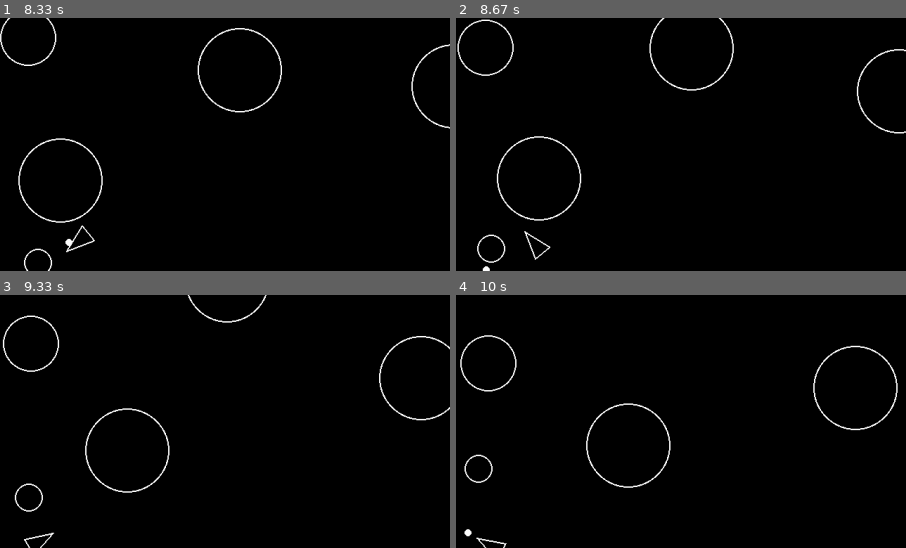
Above: before the commit, frames 1-4 (two rows, left to right).
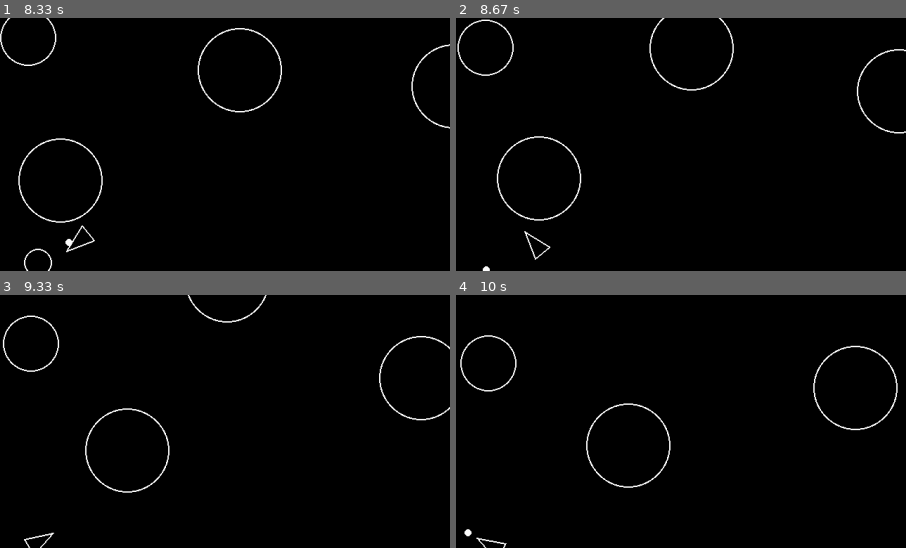
Above: after the commit, the same moments.

Repository: squarestair/pygame-asteroids
Game: pygame game, started from main.py
The game is run twice, just before and just after one commit, with the same random seed, the same clock (stepped at 60 frames per second) and the same inputs.
Inputs:
- Up to frame 1 (8.33 s): tap Space at 0.33, 0.73, 1.03, 1.23, 1.57, 1.87, 2.07, 2.37, 2.63, 2.97, 3.27, 3.4, 3.8, 4.1, 4.47, 4.87, 5.17, 5.37, 5.67, 5.87, 6.2, 6.5, 6.7, 7, 7.27, 7.6, 7.9, 8.03 s; hold D 0.67-1.13 s; hold W 1.17-1.47 s; hold D 1.5-1.97 s; hold A 2-2.53 s; hold S 2.57-2.87 s; hold A 2.9-3.3 s; hold W 3.33-3.7 s; hold D 3.73-4.37 s; hold S 4.4-4.77 s; hold A 4.8-5.27 s; hold D 5.3-5.77 s; hold W 5.8-6.1 s; hold D 6.13-6.6 s; hold A 6.63-7.17 s; hold S 7.2-7.5 s; hold A 7.53-7.93 s; hold W from 7.97 s (still down)
- Up to frame 2 (8.67 s): release W at 8.33 s; hold D from 8.37 s (still down); tap Space at 8.43 s
- Up to frame 3 (9.33 s): tap Space at 8.73, 9.1 s; release D at 9 s; hold S from 9.03 s (still down)
- Up to frame 4 (10 s): release S at 9.4 s; hold A 9.43-9.9 s; tap Space at 9.5, 9.8 s; hold D from 9.93 s (still down)
The pictures show only the part of the screen within x 39-89%, y 30-80%; the shares and areas given below are measured in that part.

Frame 1 is identical in both runs. In frame 2, 0.2% of the frame differs, in the area x 4-12%, y 85-97%; in frame 3, 0.2%; in frame 4, 0.2%, in the area x 1-9%, y 62-75%.

Commit message:
Add asteroid split functionality when hit by shots

Diff:
--- a/asteroid.py
+++ b/asteroid.py
@@ -1,9 +1,24 @@
 import pygame
+import random
 from circleshape import CircleShape
+from logger import log_event
+from constants import *
 
 class Asteroid(CircleShape):
-    def __init__(self,x,y,radius):
-        super().__init__(x,y,radius)
+
+    def split(self):
+        self.kill()
+        if self.radius <= ASTEROID_MIN_RADIUS:
+            # print("destroyed")
+            return
+        else:
+            log_event("asteroid_split")
+            split_angle = random.uniform(20,50)
+            split1 = Asteroid(self.position[0],self.position[1],self.radius - ASTEROID_MIN_RADIUS)
+            split1.velocity = self.velocity.rotate(split_angle) * 1.2
+            split2 = Asteroid(self.position[0],self.position[1],self.radius - ASTEROID_MIN_RADIUS)
+            split2.velocity = self.velocity.rotate(-split_angle) * 1.2
+
 
     def draw(self,screen):
         pygame.draw.circle(screen,"white",self.position,self.radius,2)
--- a/main.py
+++ b/main.py
@@ -12,6 +12,7 @@
     print(f"Screen width: {SCREEN_WIDTH}")
     print(f"Screen height: {SCREEN_HEIGHT}")
 
+    score = 0
     pygame.init()
     screen = pygame.display.set_mode((SCREEN_WIDTH, SCREEN_HEIGHT))
 
@@ -46,9 +47,15 @@
 
         for asteroid in asteroids:
             if asteroid.collides_with(player):
-                log_event("player hit")
+                log_event("Player Hit")
+                print(f"SCORE: {score}, Time alive: {pygame.time.get_ticks() / 1000}")
                 print("Game over!")
                 sys.exit()
+            for shot in shots:
+                if asteroid.collides_with(shot):
+                    log_event("asteroid_shot")
+                    asteroid.split()
+                    score += 10
 
         for item in drawable:
             item.draw(screen)
